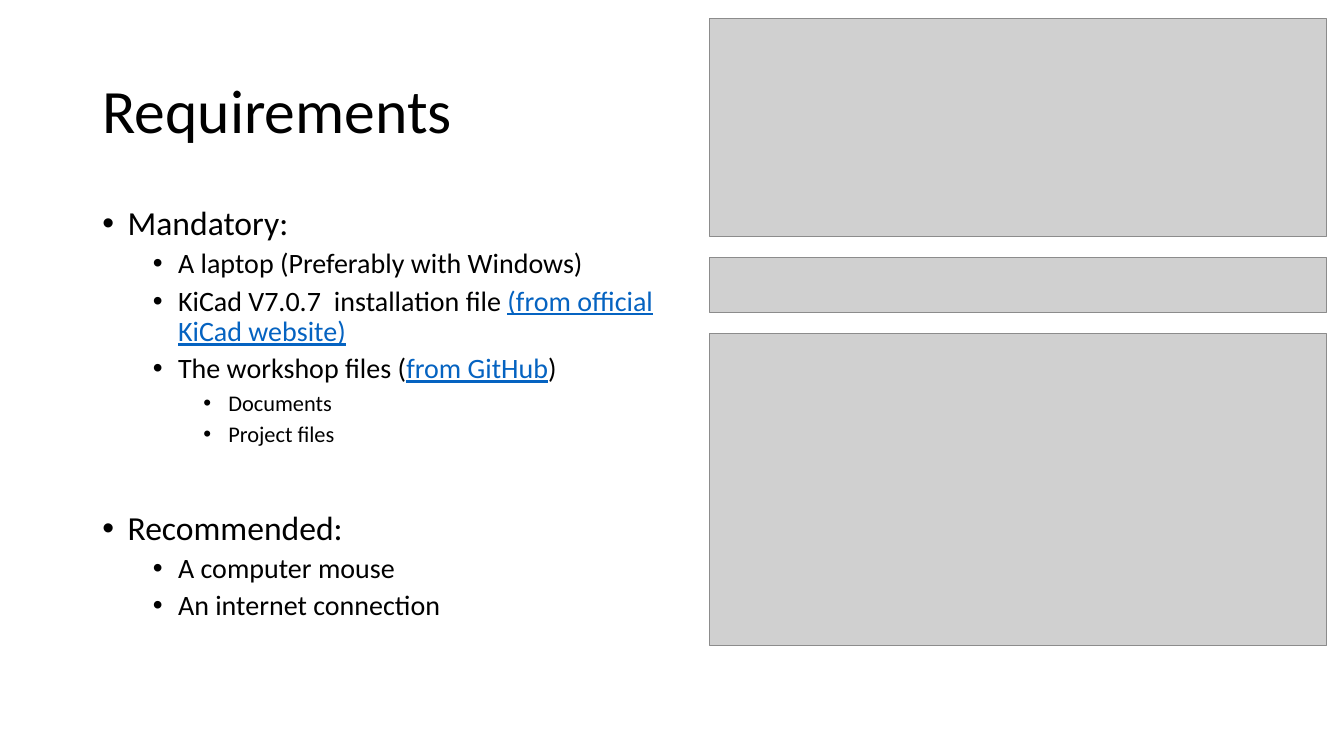
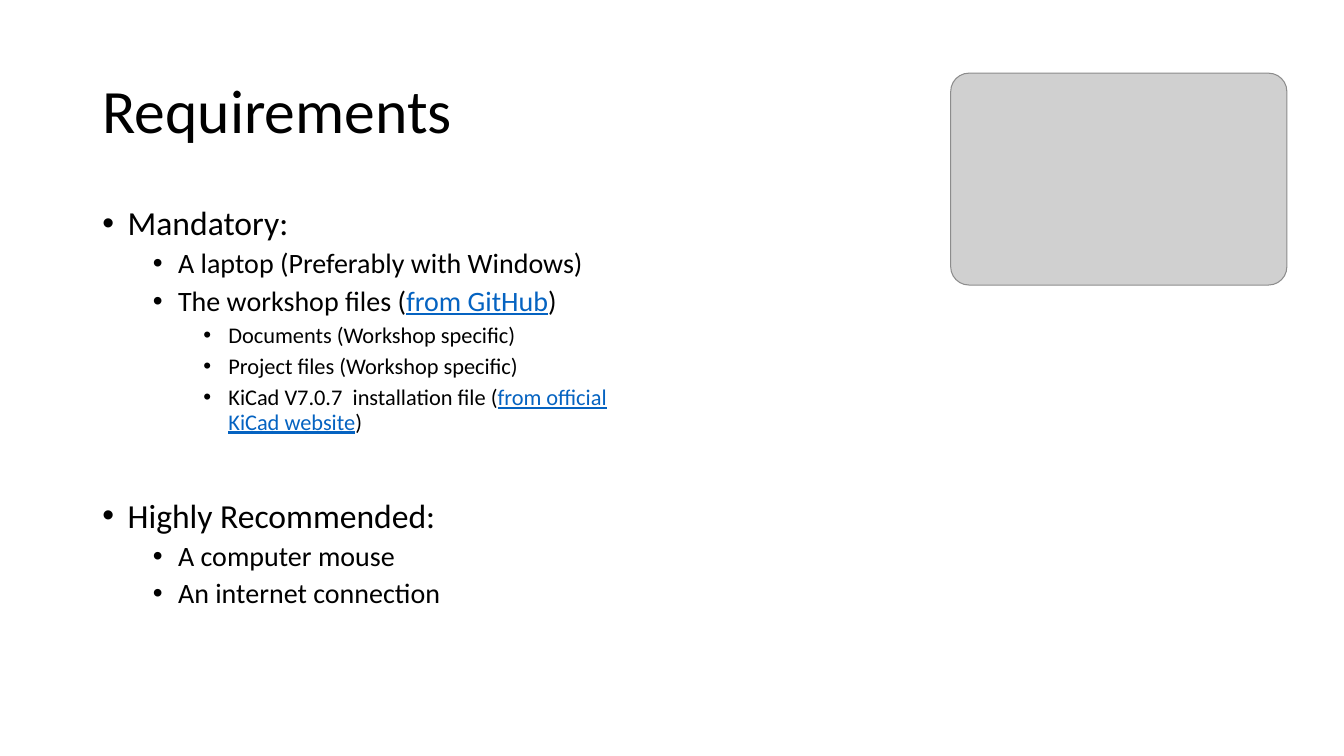
Before and after one commit to Casperdroid5/KiCad7-Workshop-ESE-day, a slide deck: slide 4 of Documents/Introduction and Advanced workshop.pptx. Drawn at 1344x756 pixels with LibreOffice and Linux fonts; fonts in the diff are those of the drawing; grey boxes stand for pictures. Boxes give left, top, right and bottom in pixels: in the first picture for what was removed or moved away, otherwise in the second. Text is boxed around its words. In the diff, an @@ line names an element or a change of style, - is before the commit and + after.

Commit message:
Improved presentation

```diff
--- a/Documents/Introduction and Advanced workshop.pptx
+++ b/Documents/Introduction and Advanced workshop.pptx
@@ picture removed at box(710, 19, 1327, 236) @@
@@ picture added at box(951, 74, 1287, 285) @@
@@ picture removed at box(710, 257, 1327, 313) @@
@@ text at box(178, 290, 557, 378): paragraphs added @@
+  • The workshop files (from GitHub)
+    • Documents (Workshop specific)
+    • Project files (Workshop specific)
@@ picture removed at box(710, 334, 1327, 645) @@
@@ text at box(228, 389, 606, 434): size 20 to 16 pt in "KiCad V7.0.7 installation file (from official KiCad ..."; text colour #0563C1 to #000000, underline off in "(from website)"; list level 2 to 3 in "KiCad V7.0.7 installation file (from ..." @@
@@ text at box(128, 504, 435, 534): text changed; size 20 to 24 pt @@
-  • The workshop files (from GitHub)
-    • Documents
-    • Project files
-• Recommended:
+• Highly Recommended:
```
Also in this commit, not shown: 2 other slides changed, 1 other file.
